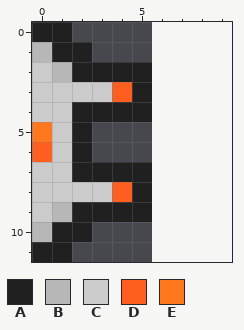
Pixel-art sprite: SummerProject/Content/Parts/ChargingGun.png. The first picture shows the starting point.
The file is 12x24 pixels, drawn in blocks of 2x2; one block is one cell here. The old version is drawn lined up with the new one, on the new canvas.
Palette (. is transparent): A #202020  B #b7b7b7  C #cbcbcb  D #ff5e1e  E #ff781e
Pixels before, first column x 0:
 0 AA....
 1 BAA...
 2 CBAAAA
 3 CCCCDA
 4 CCAAAA
 5 ECA...
 6 DCA...
 7 CCAAAA
 8 CCCCDA
 9 CBAAAA
10 BAA...
11 AA....
After:
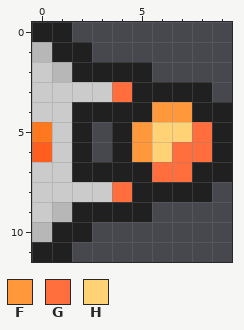
Colours new in this view: F #ff973b  G #ff6e3c  H #ffd375
Edits made:
canvas 6x12 -> 10x12
y 3: x 4 D -> G; x 6..8 ... -> AAA
y 4: x 6..9 .... -> FFAA
y 5: x 4..9 ...... -> AFHHGA
y 6: x 4..9 ...... -> AFHGGA
y 7: x 6..9 .... -> GGAA
y 8: x 4 D -> G; x 6..8 ... -> AAA
Changed places in both pictures, as pixel boxes (x1, y1, x2, y2):
changed: (112, 82, 232, 202)
